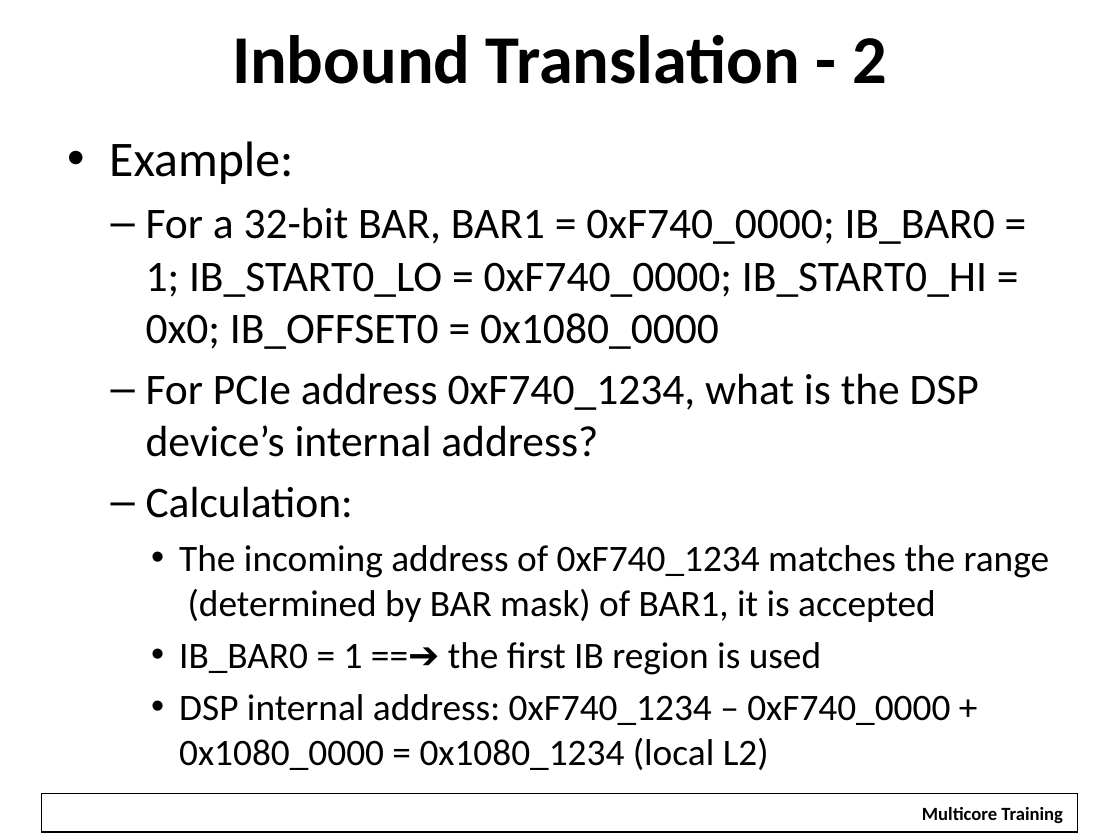
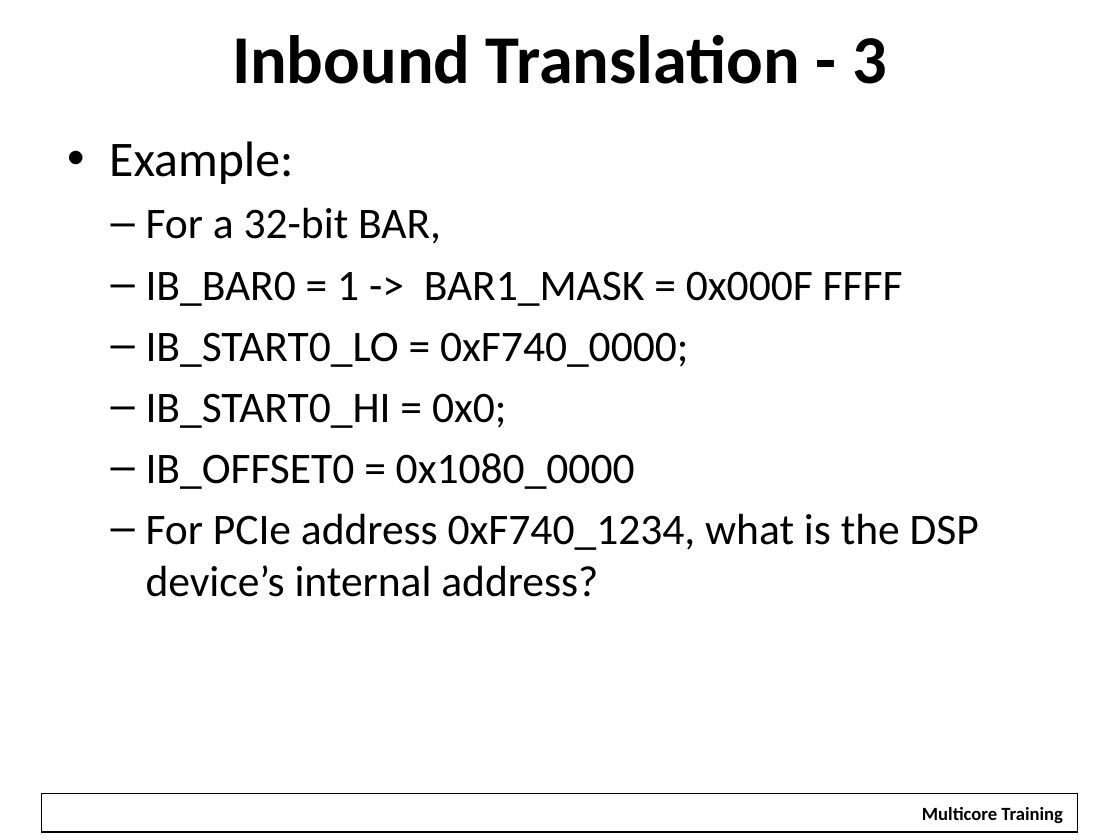
Before and after one commit to hari1989/keystone-workshop, a slide deck: slide 15 of slides/KeyStone PCI Express.pptx (slide 12 before the commit). Drawn at 1120x840 pixels with LibreOffice and Linux fonts; fonts in the diff are those of the drawing; background and template pictures are left out. Boxes give left, top, right and bottom in pixels: in the first picture for what was removed or moved away, otherwise in the second. Text is boxed around its words. In the diff, an @@ line names an element or a change of style, - is before the commit and + after.

Commit message:
Small change in the MASK definition

```diff
--- a/slides/KeyStone PCI Express.pptx
+++ b/slides/KeyStone PCI Express.pptx
@@ title at <box>232,35,887,84</box>: text changed @@
-Inbound Translation - 2
+Inbound Translation - 3
@@ text at <box>146,207,903,489</box>: text changed @@
-  – For a 32-bit BAR, BAR1 = 0xF740_0000; IB_BAR0 = 1; IB_START0_LO = 0xF740_0000; IB_START0_HI = 0x0; IB_OFFSET0 = 0x1080_0000
+  – For a 32-bit BAR,
+  – IB_BAR0 = 1 -> BAR1_MASK = 0x000F FFFF
+  – IB_START0_LO = 0xF740_0000;
+  – IB_START0_HI = 0x0;
+  – IB_OFFSET0 = 0x1080_0000
@@ text at <box>146,486,1050,770</box>: paragraphs removed @@
-  – Calculation:
-    • The incoming address of 0xF740_1234 matches the range (determined by BAR mask) of BAR1, it is accepted
-    • IB_BAR0 = 1 ==➔ the first IB region is used
-    • DSP internal address: 0xF740_1234 – 0xF740_0000 + 0x1080_0000 = 0x1080_1234 (local L2)
```
Also in this commit, not shown: 9 other slides changed, 5 slides added, 6 slides removed.
